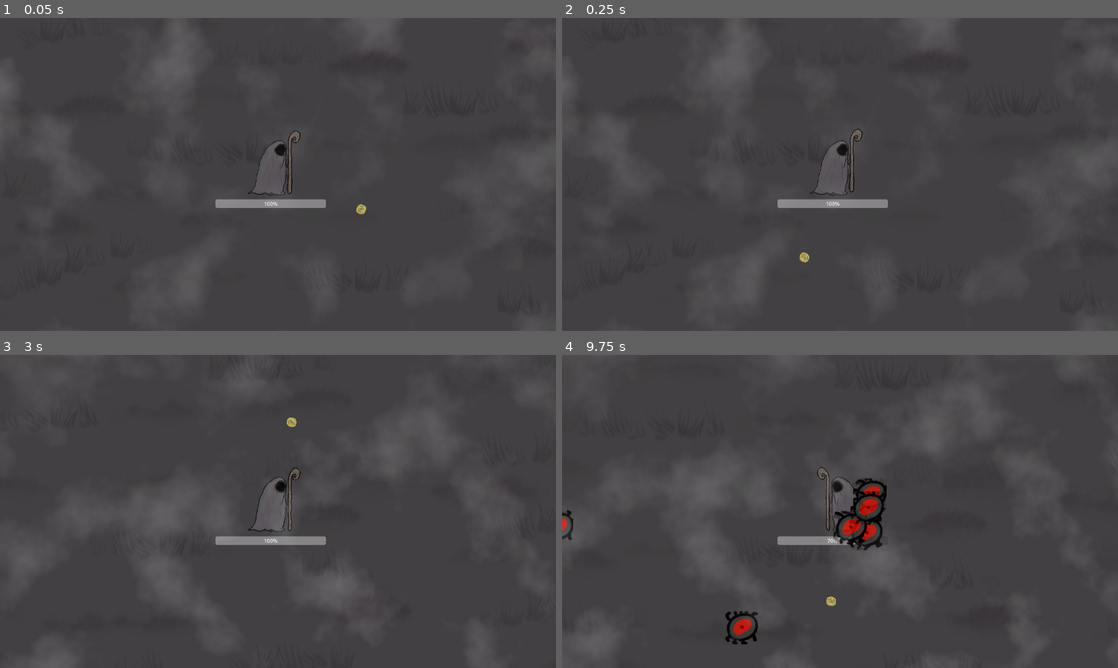
Above: before the commit, frames 1-4 (two rows, left to right).
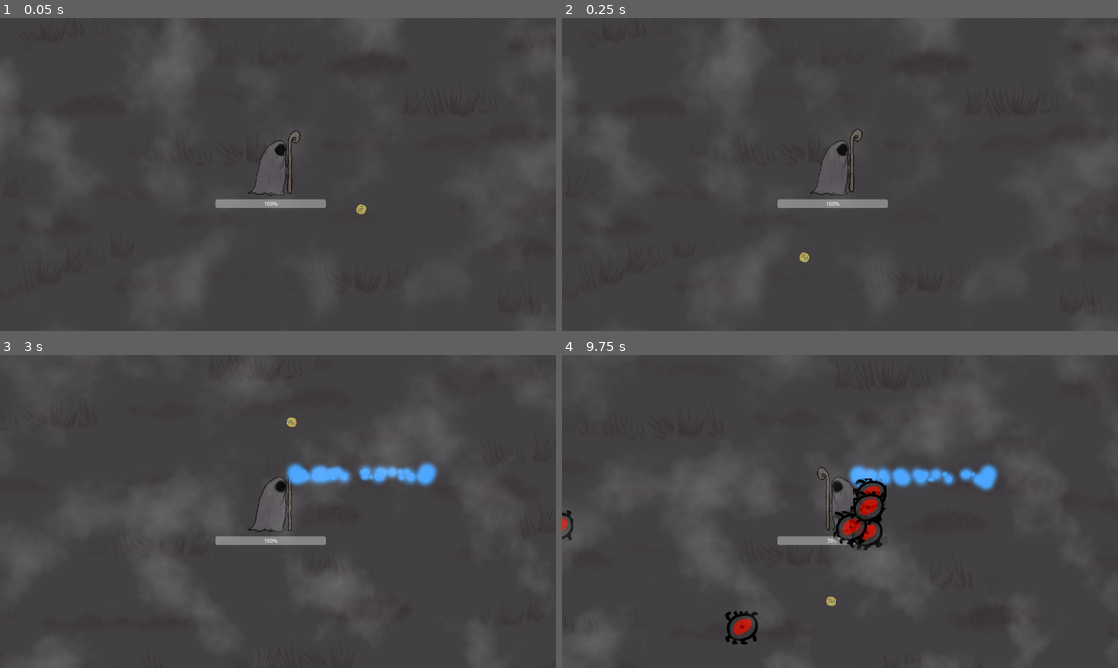
Above: after the commit, the same moments.

Repository: zys37/HandDrawnSurvivors
Game: Godot game, scene res://world.tscn
The game is run twice, just before and just after one commit, with the same random seed, the same clock (stepped at 60 frames per second) and the same inputs.
Inputs (mouse positions are in pixels of both pictures, inside the frame that each line leads up to):
- Up to frame 1 (0.05 s): no input
- Up to frame 2 (0.25 s): no input
- Up to frame 3 (3 s): move the mouse to (400, 495) at 0.52 s; hold Right (ui_right) 0.53-1.28 s; click (400, 495) at 0.67 s; move the mouse to (166, 527) at 1.27 s; hold Down (ui_down) 1.28-2.03 s; move the mouse to (333, 442) at 2.02 s; hold Right (ui_right) 2.03-2.78 s; move the mouse to (250, 574) at 2.77 s; hold Up (ui_up) from 2.78 s (still down); click (250, 574) at 2.92 s
- Up to frame 4 (9.75 s): move the mouse to (1006, 558) at 3.52 s; release Up (ui_up) at 3.53 s; hold Left (ui_left) 3.53-5.03 s; move the mouse to (673, 464) at 4.27 s; move the mouse to (867, 511) at 5.02 s; hold Down (ui_down) 5.03-5.78 s; click (867, 511) at 5.17 s; move the mouse to (756, 433) at 5.77 s; hold Right (ui_right) 5.78-6.53 s; move the mouse to (962, 495) at 6.52 s; hold Up (ui_up) 6.53-7.28 s; move the mouse to (728, 527) at 7.27 s; hold Right (ui_right) 7.28-8.03 s; click (728, 527) at 7.42 s; move the mouse to (895, 442) at 8.02 s; hold Down (ui_down) 8.03-8.78 s; move the mouse to (812, 574) at 8.77 s; hold Left (ui_left) 8.78-9.53 s; move the mouse to (1006, 558) at 9.52 s; hold Up (ui_up) from 9.53 s (still down); click (1006, 558) at 9.67 s

The runs differ from the first frame. In frame 3, 1.5% of the frame differs, in the area x 51-79%, y 34-43%; in frame 4, 1.5%.

Commit message:
laser beta

Diff:
--- a/Character.tscn
+++ b/Character.tscn
@@ -1,9 +1,10 @@
-[gd_scene load_steps=31 format=3 uid="uid://bc46hc54f7jpk"]
+[gd_scene load_steps=32 format=3 uid="uid://bc46hc54f7jpk"]
 
 [ext_resource type="Script" path="res://player.gd" id="1_vlvas"]
 [ext_resource type="Texture2D" uid="uid://b2203kxapanmp" path="res://Character/mage_idle_outline.png" id="2_c8nmf"]
 [ext_resource type="Texture2D" uid="uid://blt5dxd0aqo42" path="res://Character/mage_walking_outline_colored.png" id="3_qjmdn"]
 [ext_resource type="PackedScene" uid="uid://clubpcgjbs08s" path="res://Spell.tscn" id="4_0dwno"]
+[ext_resource type="PackedScene" uid="uid://f4f3euy2ir7y" path="res://laser.tscn" id="5_lgyts"]
 
 [sub_resource type="AtlasTexture" id="AtlasTexture_3yckm"]
 atlas = ExtResource("2_c8nmf")
@@ -235,6 +236,9 @@
 [node name="attack_cooldown" type="Timer" parent="."]
 wait_time = 0.5
 
+[node name="RayCast2D" parent="." instance=ExtResource("5_lgyts")]
+position = Vector2(52, -120)
+
 [connection signal="timeout" from="Timer" to="." method="_on_timer_timeout"]
 [connection signal="body_entered" from="Area2D" to="." method="_on_area_2d_body_entered"]
 [connection signal="body_exited" from="Area2D" to="." method="_on_area_2d_body_exited"]
